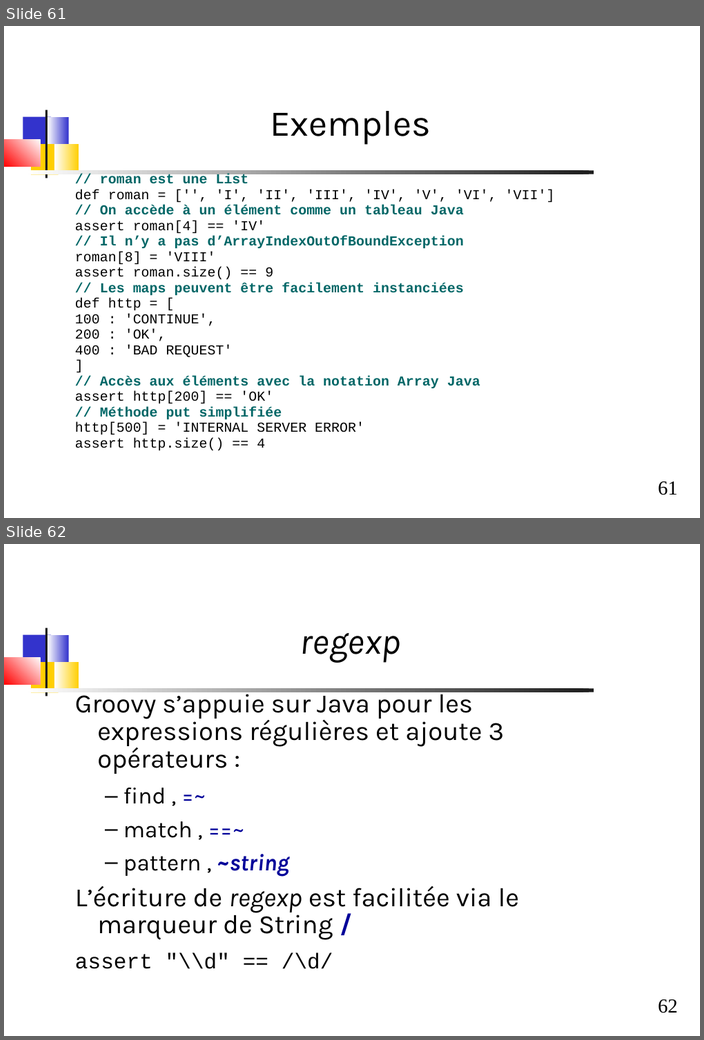
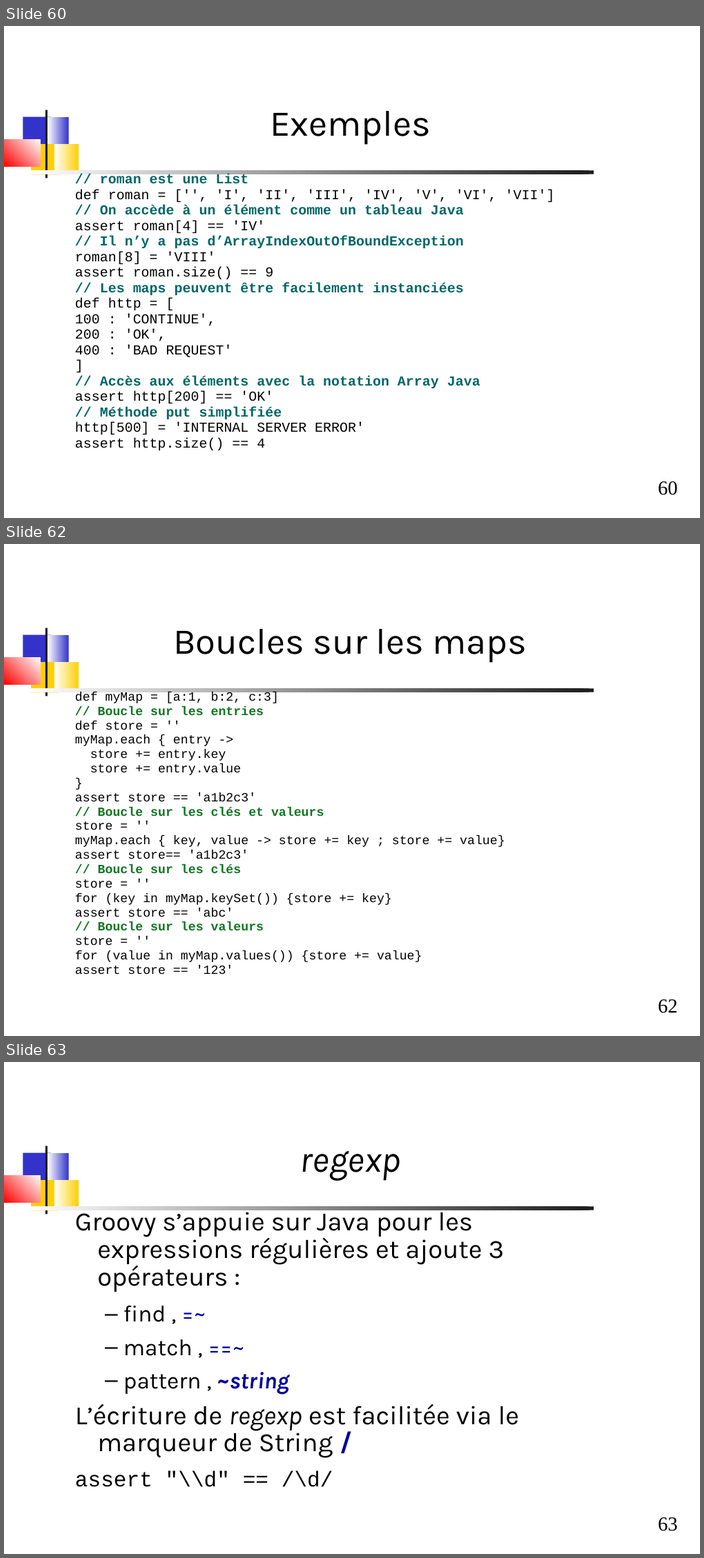
Before and after one commit to dthibau/gradle, a slide deck: Gradle.odp. Shown one above the other, each under a label of ours: slides 61 and 62 before the commit, slides 60, 62 and 63 after it; the slides between them are not shown. The pictures are 704x1040 and 704x1558 pixels, drawn with LibreOffice and Linux fonts; fonts in the diff are those of the drawing. Boxes give left, top, right and bottom in pixels: in the first picture for what was removed or moved away, otherwise in the second. Text is boxed around its words. In the diff, an @@ line names an element or a change of style, - is before the commit and + after.

```diff
--- a/Gradle.odp
+++ b/Gradle.odp
@@ slide 62 added at (4,544,700,1036), background #FFFFFF; not listed: 8 template elements that a slide beside it also shows @@
@@ title added at (173,629,527,663), 44 pt, text #000000 @@
+Boucles sur les maps
@@ text added at (75,692,505,974), 15.2 pt, text #000000 @@
+def myMap = [a:1, b:2, c:3]
+// Boucle sur les entries
+def store = ''
+myMap.each { entry ->
+store += entry.key
+store += entry.value
+}
+assert store == 'a1b2c3'
+// Boucle sur les clés et valeurs
+store = ''
+myMap.each { key, value -> store += key ; store += value}
+assert store== 'a1b2c3'
+// Boucle sur les clés
+store = ''
+for (key in myMap.keySet()) {store += key}
+assert store == 'abc'
+// Boucle sur les valeurs
+store = ''
+for (value in myMap.values()) {store += value}
+assert store == '123'
@@ what was slide 61 is now slide 60 @@
@@ page number at (657,481,677,495): text changed @@
-61
+60
@@ what was slide 62 is now slide 63 @@
@@ page number at (657,1517,677,1531): text changed @@
-62
+63
```
Also in this commit, not shown: 7 slides changed, 3 other slides added, 1 slide removed, 1 other file.
